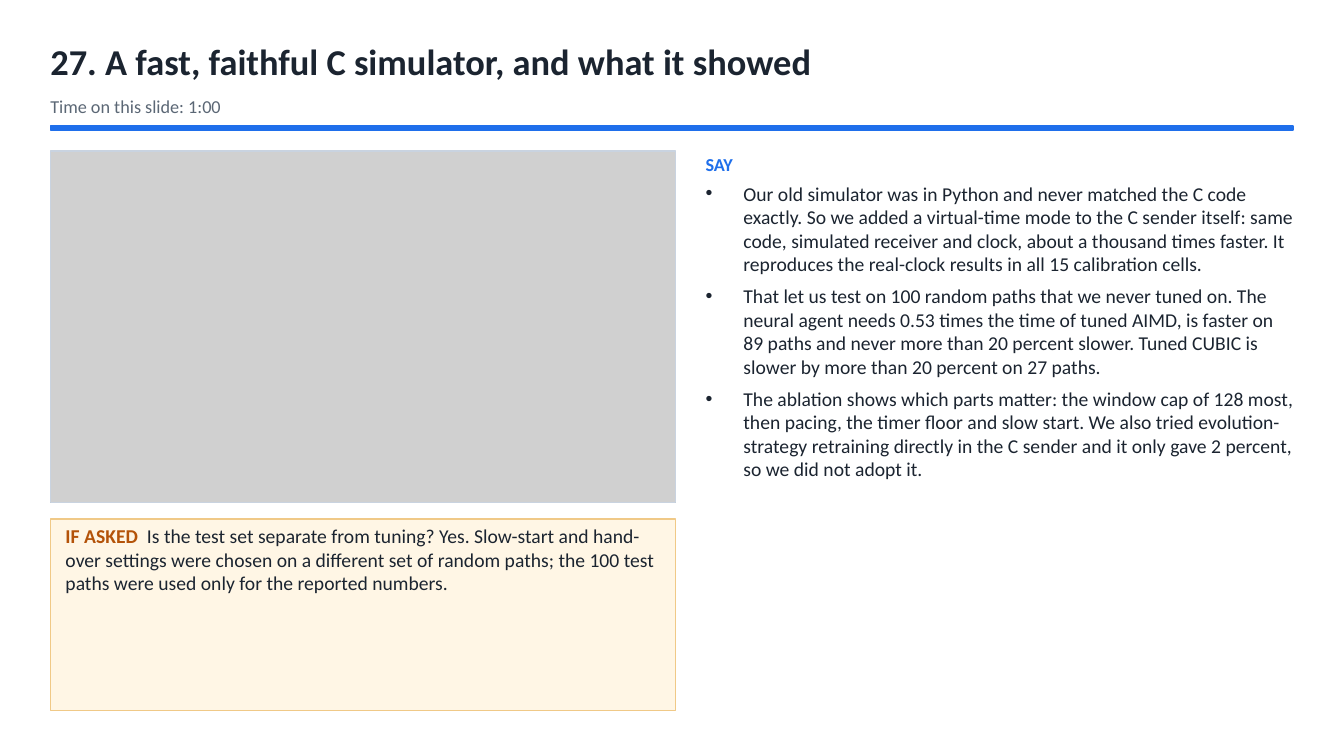
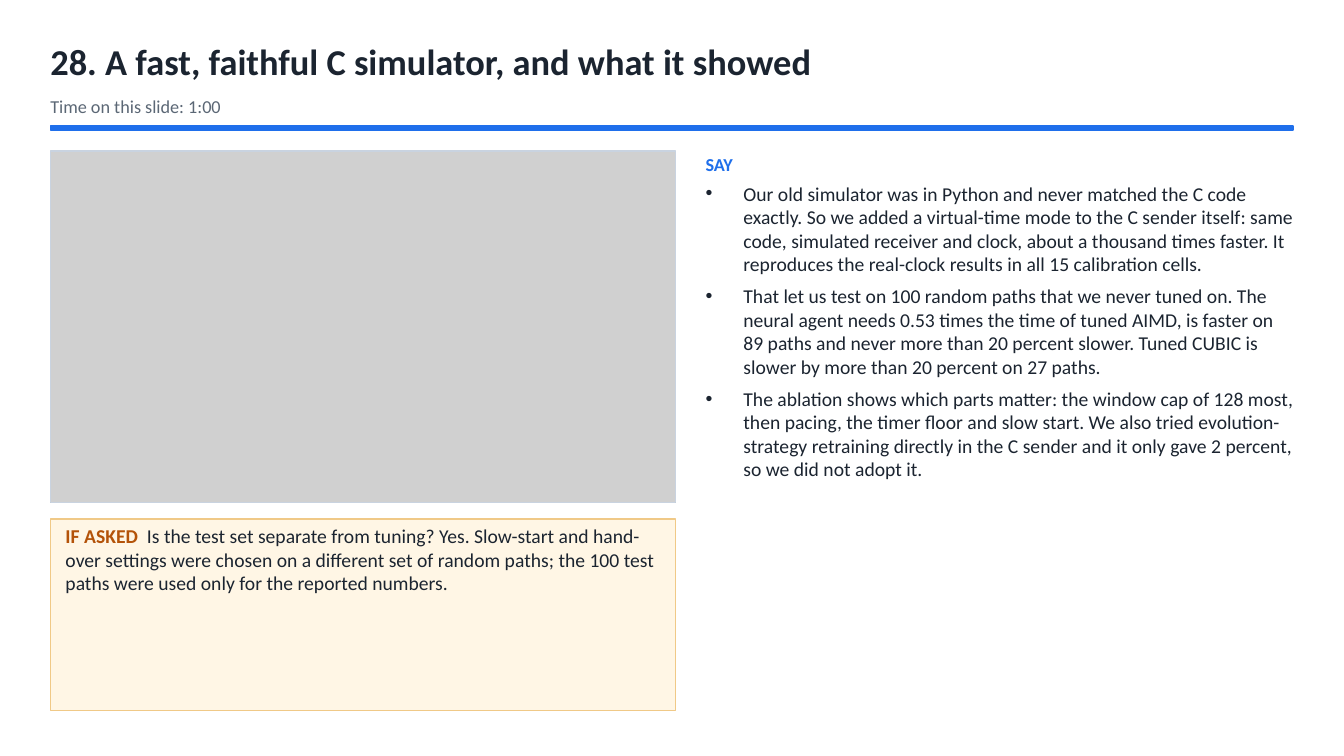
Before and after one commit to Capsturrrr/REPLIC, a slide deck: slide 30 of docs/final/RUDP_Host_Guide.pptx (slide 29 before the commit). Drawn at 1344x756 pixels with LibreOffice and Linux fonts; fonts in the diff are those of the drawing; grey boxes stand for pictures. Boxes give left, top, right and bottom in pixels: in the first picture for what was removed or moved away, otherwise in the second. Text is boxed around its words. In the diff, an @@ line names an element or a change of style, - is before the commit and + after.

```diff
--- a/docs/final/RUDP_Host_Guide.pptx
+++ b/docs/final/RUDP_Host_Guide.pptx
@@ text at bbox=[50, 49, 811, 80]: text changed @@
-27. A fast, faithful C simulator, and what it showed
+28. A fast, faithful C simulator, and what it showed
```
Also in this commit, not shown: 37 other slides changed, 1 slide added, 6 other files.
